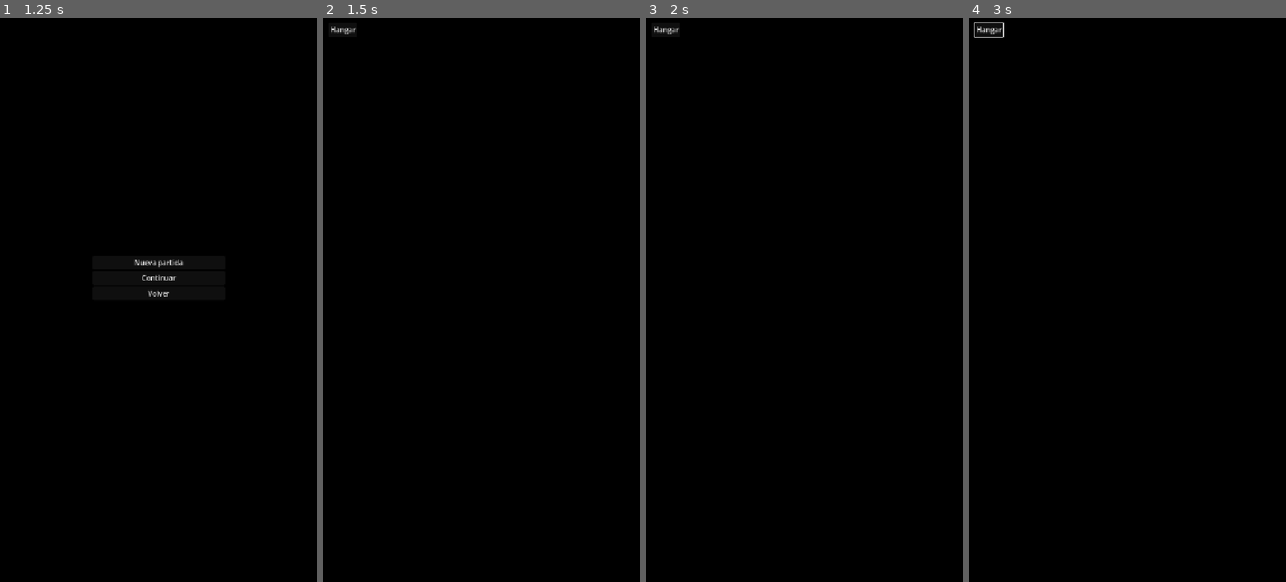
Above: before the commit, frames 1-4 (left to right).
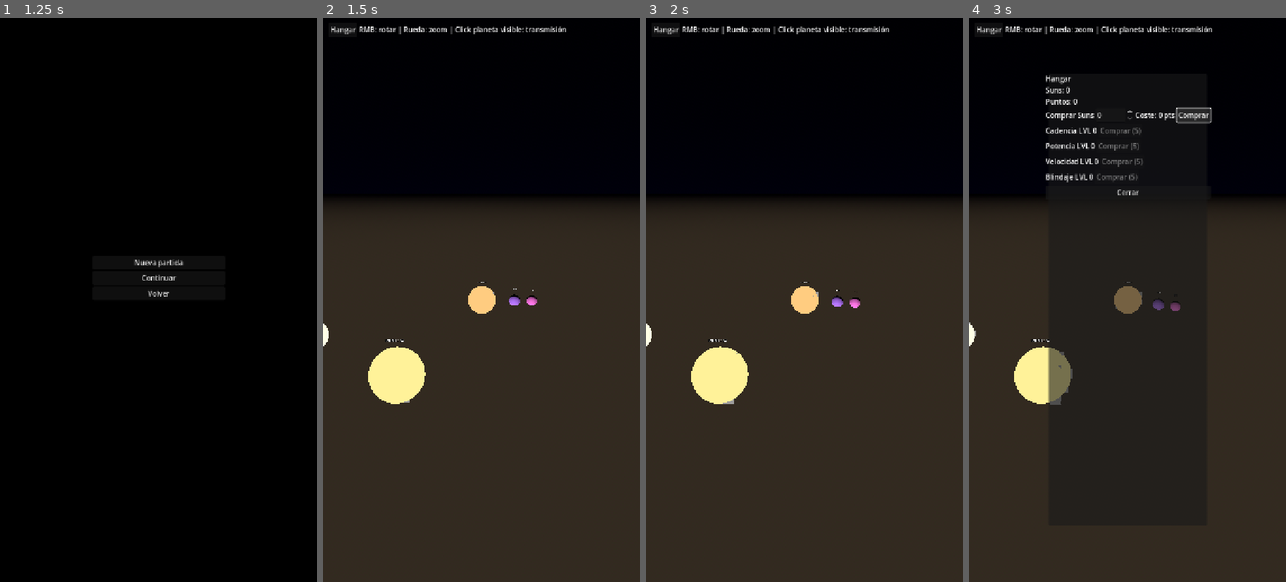
Above: after the commit, the same moments.

Repository: JHevia70/StarShot
Game: Godot game, scene res://scenes/MainMenu.tscn
Two runs of this game, one before a commit and one after it. Both use one fixed random seed, a clock stepped at 60 frames per second and the inputs below.
Inputs (mouse positions are in pixels of both pictures, inside the frame that each line leads up to):
- Up to frame 1 (1.25 s): click "Jugar" at 0.5 s
- Up to frame 2 (1.5 s): click "Nueva partida" at 1.25 s
- Up to frame 3 (2 s): no input
- Up to frame 4 (3 s): click "Hangar" at 2 s; click (1194, 113) at 2.75 s, where only the run after the commit has a clickable "Comprar"

Frame 1 is identical in both runs. In frame 2, 68% of the frame differs, in the area x 0-100%, y 1-100%; in frame 3, 68%; in frame 4, 69%, in the area x 0-100%, y 0-100%.
Error before the commit: Parse Error: Cannot infer the type of "spin" variable because the value doesn't have a set type. (res://scenes/GalaxyMap.gd:164)

Commit message:
[auto] update 2025-08-16_10-05-33

Diff:
--- a/scenes/GalaxyMap.gd
+++ b/scenes/GalaxyMap.gd
@@ -30,26 +30,29 @@
 var target: Vector3 = Vector3.ZERO
 
 func _ready() -> void:
-	# Garantizar cámara, env y luz para evitar pantalla negra
+	# Garantizar cámara, env y luz
 	if not has_node("Camera3D"):
-		cam.name = "Camera3D"; add_child(cam)
+		cam.name = "Camera3D"
+		add_child(cam)
 	cam.current = true
 	if not has_node("WorldEnvironment"):
-		env_node.name = "WorldEnvironment"; add_child(env_node)
+		env_node.name = "WorldEnvironment"
+		add_child(env_node)
 	if not has_node("SunLight"):
-		sun.name = "SunLight"; add_child(sun)
+		sun.name = "SunLight"
+		add_child(sun)
 	sun.light_energy = 1.2
 
 	# Cielo
-	var env_res := Environment.new()
-	var sky := Sky.new()
+	var env_res: Environment = Environment.new()
+	var sky: Sky = Sky.new()
 	if sky_path != "" and ResourceLoader.exists(sky_path):
-		var pano := PanoramaSkyMaterial.new()
-		var tex := load(sky_path) as Texture2D
+		var pano: PanoramaSkyMaterial = PanoramaSkyMaterial.new()
+		var tex: Texture2D = load(sky_path) as Texture2D
 		pano.panorama = tex
 		sky.sky_material = pano
 	else:
-		var proc := ProceduralSkyMaterial.new()
+		var proc: ProceduralSkyMaterial = ProceduralSkyMaterial.new()
 		proc.sky_top_color = Color(0.01, 0.01, 0.03)
 		proc.sky_horizon_color = Color(0.02, 0.02, 0.06)
 		proc.ground_horizon_color = Color(0.01, 0.01, 0.02)
@@ -63,6 +66,7 @@
 	if typeof(GameState) != TYPE_NIL and "highest_unlocked" in GameState:
 		highest_unlocked = int(GameState.highest_unlocked)
 	next_visible = max(0, highest_unlocked + 1)
+
 	# HUD
 	if hangar_btn != null:
 		hangar_btn.pressed.connect(_on_hangar)
@@ -74,126 +78,197 @@
 	_update_camera()
 
 func _build_galaxy() -> void:
-	stars.clear(); planets.clear(); star_planet_counts.clear()
+	stars.clear()
+	planets.clear()
+	star_planet_counts.clear()
 	# Reparto por estrella
-	var remaining := TOTAL_PLANETS
+	var remaining: int = TOTAL_PLANETS
 	while remaining > 0:
-		var chunk := MIN_PLANETS_PER_STAR + randi_range(0, MAX_PLANETS_PER_STAR - MIN_PLANETS_PER_STAR)
-		if chunk > remaining: chunk = remaining
+		var chunk: int = MIN_PLANETS_PER_STAR + randi_range(0, MAX_PLANETS_PER_STAR - MIN_PLANETS_PER_STAR)
+		if chunk > remaining:
+			chunk = remaining
 		star_planet_counts.append(chunk)
 		remaining -= chunk
 
 	# Estrellas dispersas
-	var min_r := 22.0; var max_r := 64.0; var min_sep := 8.0; var height_jitter := 6.0
-	var star_positions: Array = []
+	var min_r: float = 22.0
+	var max_r: float = 64.0
+	var min_sep: float = 8.0
+	var height_jitter: float = 6.0
+	var star_positions: Array = []  # Array[Vector3]
 	for i in range(star_planet_counts.size()):
-		var pos := _pick_star_pos(star_positions, min_r, max_r, min_sep, height_jitter)
+		var pos: Vector3 = _pick_star_pos(star_positions, min_r, max_r, min_sep, height_jitter)
 		star_positions.append(pos)
 		var stype: String = STAR_TYPES[randi() % STAR_TYPES.size()]
-		var s := _spawn_star(pos, stype, i)
-		add_child(s); stars.append(s)
-		var pcount := int(star_planet_counts[i])
+		var s: Node3D = _spawn_star(pos, stype, i)
+		add_child(s)
+		stars.append(s)
+		var pcount: int = int(star_planet_counts[i])
 		for p in range(pcount):
-			var orbit_dist := 3.0 + 2.3 * float(p) + randf() * 0.6
-			var planet := _spawn_planet(s, orbit_dist, i, p)
+			var orbit_dist: float = 3.0 + 2.3 * float(p) + randf() * 0.6
+			var planet: Node3D = _spawn_planet(s, orbit_dist, i, p)
 			planets.append(planet)
 
 func _pick_star_pos(existing: Array, min_r: float, max_r: float, min_sep: float, height_jitter: float) -> Vector3:
-	var tries := 0
+	var tries: int = 0
 	while tries < 120:
-		var r := lerp(min_r, max_r, randf())
-		var ang := randf() * TAU
-		var y := (randf() * 2.0 - 1.0) * height_jitter
-		var cand := Vector3(cos(ang) * r, y, sin(ang) * r)
-		var ok := true
+		var r: float = lerp(min_r, max_r, randf())
+		var ang: float = randf() * TAU
+		var y: float = (randf() * 2.0 - 1.0) * height_jitter
+		var cand: Vector3 = Vector3(cos(ang) * r, y, sin(ang) * r)
+		var ok: bool = true
 		for v in existing:
 			if (v as Vector3).distance_to(cand) < min_sep:
-				ok = false; break
-		if ok: return cand
+				ok = false
+				break
+		if ok:
+			return cand
 		tries += 1
 	return Vector3(randf() * max_r, 0.0, randf() * max_r)
 
 func _focus_on_last_star() -> void:
-	var last_idx := max(0, highest_unlocked)
-	var sidx := _star_of_global_index(last_idx)
+	var last_idx: int = max(0, highest_unlocked)
+	var sidx: int = _star_of_global_index(last_idx)
 	if sidx >= 0 and sidx < stars.size():
 		target = (stars[sidx] as Node3D).global_position
-		dist = 40.0; yaw = 0.0; pitch = -0.28
+		dist = 40.0
+		yaw = 0.0
+		pitch = -0.28
 
 func _star_of_global_index(gidx: int) -> int:
-	var acc := 0
+	var acc: int = 0
 	for i in range(star_planet_counts.size()):
-		var next_acc := acc + int(star_planet_counts[i])
-		if gidx >= acc and gidx < next_acc: return i
+		var next_acc: int = acc + int(star_planet_counts[i])
+		if gidx >= acc and gidx < next_acc:
+			return i
 		acc = next_acc
 	return clamp(star_planet_counts.size() - 1, 0, 9999)
 
 func _spawn_star(pos: Vector3, stype: String, idx: int) -> Node3D:
-	var n := Node3D.new(); n.name = "Star_%d" % idx; n.position = pos
-	var mi := MeshInstance3D.new(); var sm := SphereMesh.new()
-	sm.radius = 1.5; sm.height = 3.0; sm.radial_segments = 64; sm.rings = 32; mi.mesh = sm
-	var mat := StandardMaterial3D.new(); var col := _star_color(stype)
+	var n: Node3D = Node3D.new()
+	n.name = "Star_%d" % idx
+	n.position = pos
+	var mi: MeshInstance3D = MeshInstance3D.new()
+	var sm: SphereMesh = SphereMesh.new()
+	sm.radius = 1.5
+	sm.height = 3.0
+	sm.radial_segments = 64
+	sm.rings = 32
+	mi.mesh = sm
+	var mat: StandardMaterial3D = StandardMaterial3D.new()
+	var col: Color = _star_color(stype)
 	mat.shading_mode = BaseMaterial3D.SHADING_MODE_UNSHADED
-	mat.albedo_color = col; mat.emission_enabled = true; mat.emission = col; mat.emission_energy_multiplier = 3.0
-	mi.material_override = mat; n.add_child(mi)
-	var lbl := Label3D.new(); lbl.text = "Estrella %d (%s)" % [idx + 1, stype]; lbl.billboard = BaseMaterial3D.BILLBOARD_ENABLED; lbl.position = Vector3(0, 2.0, 0); n.add_child(lbl)
+	mat.albedo_color = col
+	mat.emission_enabled = true
+	mat.emission = col
+	mat.emission_energy_multiplier = 3.0
+	mi.material_override = mat
+	n.add_child(mi)
+	# Nombre
+	var lbl: Label3D = Label3D.new()
+	lbl.text = "Estrella %d (%s)" % [idx + 1, stype]
+	lbl.billboard = BaseMaterial3D.BILLBOARD_ENABLED
+	lbl.position = Vector3(0, 2.0, 0)
+	n.add_child(lbl)
+	# Corona
 	_add_corona(n, col)
 	return n
 
 func _add_corona(star: Node3D, col: Color) -> void:
-	var particles := GPUParticles3D.new()
-	particles.amount = 140; particles.lifetime = 1.8; particles.emitting = true; particles.local_coords = true
-	var pm := ParticleProcessMaterial.new()
-	pm.emission_shape = ParticleProcessMaterial.EMISSION_SHAPE_SPHERE; pm.emission_sphere_radius = 1.3
-	pm.gravity = Vector3.ZERO; pm.initial_velocity_min = 0.0; pm.initial_velocity_max = 0.25
-	var grad := Gradient.new(); grad.colors = PackedColorArray([Color(col.r, col.g, col.b, 0.9), Color(col.r, col.g, col.b, 0.0)])
-	var ramp := GradientTexture1D.new(); ramp.gradient = grad; pm.color_ramp = ramp
+	var particles: GPUParticles3D = GPUParticles3D.new()
+	particles.amount = 140
+	particles.lifetime = 1.8
+	particles.emitting = true
+	particles.local_coords = true
+	var pm: ParticleProcessMaterial = ParticleProcessMaterial.new()
+	pm.emission_shape = ParticleProcessMaterial.EMISSION_SHAPE_SPHERE
+	pm.emission_sphere_radius = 1.3
+	pm.gravity = Vector3.ZERO
+	pm.initial_velocity_min = 0.0
+	pm.initial_velocity_max = 0.25
+	var grad: Gradient = Gradient.new()
+	grad.colors = PackedColorArray([Color(col.r, col.g, col.b, 0.9), Color(col.r, col.g, col.b, 0.0)])
+	var ramp: GradientTexture1D = GradientTexture1D.new()
+	ramp.gradient = grad
+	pm.color_ramp = ramp
 	particles.process_material = pm
-	var quad := QuadMesh.new(); quad.size = Vector2(0.6, 0.6); particles.draw_pass_1 = quad
+	var quad: QuadMesh = QuadMesh.new()
+	quad.size = Vector2(0.6, 0.6)
+	particles.draw_pass_1 = quad
 	star.add_child(particles)
 
 func _spawn_planet(star_node: Node3D, orbit_radius: float, star_index: int, local_index: int) -> Node3D:
-	var p := Node3D.new(); p.name = "Planet_%d_%d" % [star_index, local_index]; star_node.add_child(p)
+	var p: Node3D = Node3D.new()
+	p.name = "Planet_%d_%d" % [star_index, local_index]
+	star_node.add_child(p)
 	# render
-	var mi := MeshInstance3D.new(); var sm := SphereMesh.new()
-	sm.radius = 0.45 + 0.2 * randf(); sm.height = sm.radius * 2.0; sm.radial_segments = 32; sm.rings = 16; mi.mesh = sm
-	var m := StandardMaterial3D.new(); m.albedo_color = Color.from_hsv(randf(), 0.55, 0.95); mi.material_override = m; p.add_child(mi)
+	var mi: MeshInstance3D = MeshInstance3D.new()
+	var sm: SphereMesh = SphereMesh.new()
+	sm.radius = 0.45 + 0.2 * randf()
+	sm.height = sm.radius * 2.0
+	sm.radial_segments = 32
+	sm.rings = 16
+	mi.mesh = sm
+	var m: StandardMaterial3D = StandardMaterial3D.new()
+	m.albedo_color = Color.from_hsv(randf(), 0.55, 0.95)
+	mi.material_override = m
+	p.add_child(mi)
 	# spin
-	var spin_s := load("res://scenes/Spin.gd") as Script
+	var spin_s: Script = load("res://scenes/Spin.gd") as Script
 	if spin_s != null:
-		var spin := spin_s.new(); spin.set("speed", 0.06); p.add_child(spin)
+		var spin: Node = spin_s.new()
+		spin.set("speed", 0.06)
+		p.add_child(spin)
 	# label
-	var lbl := Label3D.new(); lbl.text = "P%d-%d" % [star_index + 1, local_index + 1]; lbl.billboard = BaseMaterial3D.BILLBOARD_ENABLED; lbl.position = Vector3(0, sm.radius + 0.6, 0); p.add_child(lbl)
+	var lbl: Label3D = Label3D.new()
+	lbl.text = "P%d-%d" % [star_index + 1, local_index + 1]
+	lbl.billboard = BaseMaterial3D.BILLBOARD_ENABLED
+	lbl.position = Vector3(0, sm.radius + 0.6, 0)
+	p.add_child(lbl)
 	# órbita
-	var orbit_s := load("res://scenes/Orbit.gd") as Script
+	var orbit_s: Script = load("res://scenes/Orbit.gd") as Script
 	if orbit_s != null:
-		var orbit := orbit_s.new(); p.add_child(orbit); orbit.set("orbit_radius", orbit_radius); orbit.set("orbit_speed", 0.22 + randf() * 0.22)
+		var orbit: Node = orbit_s.new()
+		p.add_child(orbit)
+		orbit.set("orbit_radius", orbit_radius)
+		orbit.set("orbit_speed", 0.22 + randf() * 0.22)
 	# click
-	var area := Area3D.new(); area.input_ray_pickable = true
-	var colshape := CollisionShape3D.new(); var sph := SphereShape3D.new(); sph.radius = sm.radius * 1.25; colshape.shape = sph; area.add_child(colshape); p.add_child(area)
+	var area: Area3D = Area3D.new()
+	area.input_ray_pickable = true
+	var colshape: CollisionShape3D = CollisionShape3D.new()
+	var sph: SphereShape3D = SphereShape3D.new()
+	sph.radius = sm.radius * 1.25
+	colshape.shape = sph
+	area.add_child(colshape)
+	p.add_child(area)
 	area.input_event.connect(_on_planet_input.bind(p))
-	# visibilidad: SÓLO ganados (<= highest_unlocked) + EXACTO siguiente (== next_visible)
-	var gidx := planets.size()
-	var is_unlocked := (gidx <= highest_unlocked)
-	var is_next := (gidx == next_visible)
-	var unlocked := is_unlocked or is_next
-	mi.visible = unlocked; lbl.visible = unlocked; area.visible = unlocked
-	p.set_meta("global_index", gidx); p.set_meta("display_name", "Planeta %d-%d" % [star_index + 1, local_index + 1])
+	# visibilidad: SOLO ganados (<= highest_unlocked) + EXACTO siguiente (== next_visible)
+	var gidx: int = planets.size()
+	var is_unlocked: bool = (gidx <= highest_unlocked)
+	var is_next: bool = (gidx == next_visible)
+	var unlocked: bool = is_unlocked or is_next
+	mi.visible = unlocked
+	lbl.visible = unlocked
+	area.visible = unlocked
+	p.set_meta("global_index", gidx)
+	p.set_meta("display_name", "Planeta %d-%d" % [star_index + 1, local_index + 1])
 	return p
 
 func _on_planet_input(_camera: Node, event: InputEvent, _click_position: Vector3, _click_normal: Vector3, _shape_idx: int, planet: Node) -> void:
 	if event is InputEventMouseButton:
-		var mb := event as InputEventMouseButton
+		var mb: InputEventMouseButton = event as InputEventMouseButton
 		if mb.button_index == MOUSE_BUTTON_LEFT and mb.pressed:
-			var idx := int(planet.get_meta("global_index"))
+			var idx: int = int(planet.get_meta("global_index"))
 			if idx <= highest_unlocked or idx == next_visible:
 				_select_planet(planet)
 
 func _select_planet(planet: Node) -> void:
-	var planet_name := str(planet.get_meta("display_name"))
+	var planet_name: String = str(planet.get_meta("display_name"))
 	if typeof(GameState) != TYPE_NIL:
-		if GameState.has_method("set_target"): GameState.set_target(planet_name)
-		elif "player_stats" in GameState: GameState.player_stats["target"] = planet_name
+		if GameState.has_method("set_target"):
+			GameState.set_target(planet_name)
+		elif "player_stats" in GameState:
+			GameState.player_stats["target"] = planet_name
 	if ResourceLoader.exists("res://scenes/Transmission.tscn"):
 		get_tree().change_scene_to_file("res://scenes/Transmission.tscn")
 	else:
@@ -201,37 +276,53 @@
 
 func _star_color(stype: String) -> Color:
 	match stype:
-		"O": return Color(0.6, 0.7, 1.0)
-		"B": return Color(0.5, 0.6, 1.0)
-		"A": return Color(0.8, 0.85, 1.0)
-		"F": return Color(1.0, 1.0, 0.9)
-		"G": return Color(1.0, 0.95, 0.6)
-		"K": return Color(1.0, 0.8, 0.5)
-		"M": return Color(1.0, 0.6, 0.4)
-		_:   return Color(1,1,1)
+		"O":
+			return Color(0.6, 0.7, 1.0)
+		"B":
+			return Color(0.5, 0.6, 1.0)
+		"A":
+			return Color(0.8, 0.85, 1.0)
+		"F":
+			return Color(1.0, 1.0, 0.9)
+		"G":
+			return Color(1.0, 0.95, 0.6)
+		"K":
+			return Color(1.0, 0.8, 0.5)
+		"M":
+			return Color(1.0, 0.6, 0.4)
+		_:
+			return Color(1,1,1)
 
 func _unhandled_input(event: InputEvent) -> void:
 	if event is InputEventMouseMotion and Input.is_mouse_button_pressed(MOUSE_BUTTON_RIGHT):
-		var mm := event as InputEventMouseMotion
-		yaw -= mm.relative.x * rotate_sensitivity; pitch -= mm.relative.y * rotate_sensitivity; pitch = clamp(pitch, -1.2, 0.6); _update_camera()
+		var mm: InputEventMouseMotion = event as InputEventMouseMotion
+		yaw -= mm.relative.x * rotate_sensitivity
+		pitch -= mm.relative.y * rotate_sensitivity
+		pitch = clamp(pitch, -1.2, 0.6)
+		_update_camera()
 	elif event is InputEventMouseButton:
-		var mb := event as InputEventMouseButton
+		var mb: InputEventMouseButton = event as InputEventMouseButton
 		if mb.button_index == MOUSE_BUTTON_WHEEL_UP and mb.pressed:
-			dist = max(dist_min, dist - zoom_step); _update_camera()
+			dist = max(dist_min, dist - zoom_step)
+			_update_camera()
 		elif mb.button_index == MOUSE_BUTTON_WHEEL_DOWN and mb.pressed:
-			dist = min(dist_max, dist + zoom_step); _update_camera()
+			dist = min(dist_max, dist + zoom_step)
+			_update_camera()
 
 func _update_camera() -> void:
-	var rot := Basis()
-	rot = rot.rotated(Vector3.UP, yaw); rot = rot.rotated(Vector3.RIGHT, pitch)
-	var offset := rot * Vector3(0, 0, dist)
-	cam.transform.origin = target + offset; cam.look_at(target, Vector3.UP)
+	var rot: Basis = Basis()
+	rot = rot.rotated(Vector3.UP, yaw)
+	rot = rot.rotated(Vector3.RIGHT, pitch)
+	var offset: Vector3 = rot * Vector3(0, 0, dist)
+	cam.transform.origin = target + offset
+	cam.look_at(target, Vector3.UP)
 
 func _on_hangar() -> void:
-	var shop_path := "res://ui/Shop.tscn"
+	var shop_path: String = "res://ui/Shop.tscn"
 	if ResourceLoader.exists(shop_path):
-		var s := load(shop_path) as PackedScene
+		var s: PackedScene = load(shop_path) as PackedScene
 		if s != null:
-			var inst := s.instantiate(); get_tree().current_scene.add_child(inst)
+			var inst: Node = s.instantiate()
+			get_tree().current_scene.add_child(inst)
 	else:
 		push_warning("No se encontró res://ui/Shop.tscn")
--- a/scripts/Shooter.gd
+++ b/scripts/Shooter.gd
@@ -1,60 +1,52 @@
 extends Node3D
 
-# --- Cadencia de disparo (lenta al inicio, mejora con upgrades) ---
-const BASE_FIRE_INTERVAL: float = 1.60   # más lento al inicio
-const MIN_FIRE_INTERVAL: float = 0.25    # límite inferior
+# --- Cadencia de disparo (muy lenta al inicio, mejora con upgrades) ---
+const BASE_FIRE_INTERVAL: float = 2.00   # s entre disparos al inicio (más lenta)
+const MIN_FIRE_INTERVAL: float = 0.35    # límite inferior (más lento que antes)
 var _shoot_cooldown: float = 0.0
 
 # --- Referencias (ajusta a tu escena si difiere) ---
 @onready var muzzle: Node3D = $Player/Muzzle if has_node("Player/Muzzle") else self
 var bullet_scene: PackedScene = null
 
-# Rutas de ejemplo para mallas u otros recursos; evita 'paths' para no sombrear
 var mesh_paths: Array[String] = [
 	"res://models/ship_default.glb",
 	"res://models/ship_alt.glb"
 ]
 
 func _ready() -> void:
-	# Carga perezosa de la bala para evitar fallos de preload si no existe
+	# Carga perezosa para evitar errores si la bala no está aún en su ruta
 	var candidates: Array[String] = ["res://scenes/Bullet.tscn", "res://scenes/Projectiles/Bullet.tscn"]
-	for p in candidates:
+	for i in candidates.size():
+		var p: String = candidates[i]
 		if ResourceLoader.exists(p):
 			bullet_scene = load(p) as PackedScene
 			break
 	if bullet_scene == null:
 		push_warning("Bullet.tscn no encontrado; disparo desactivado hasta que exista.")
-	# Asegurar cooldown inicial
 	_shoot_cooldown = 0.0
 
 func _physics_process(delta: float) -> void:
-	# Cooldown
 	_shoot_cooldown = max(0.0, _shoot_cooldown - delta)
-	# Entrada
-	var shooting := Input.is_action_pressed("shoot") or Input.is_mouse_button_pressed(MOUSE_BUTTON_LEFT)
+	var shooting: bool = Input.is_action_pressed("shoot") or Input.is_mouse_button_pressed(MOUSE_BUTTON_LEFT)
 	if shooting and _shoot_cooldown <= 0.0:
 		_fire()
-		# factor por upgrades (si existe GameState.get_upgrade_level("fire_rate"))
-		var lvl := 0
+		var lvl: int = 0
 		if typeof(GameState) != TYPE_NIL and GameState.has_method("get_upgrade_level"):
 			lvl = int(GameState.get_upgrade_level("fire_rate"))
-		var mult := pow(0.90, float(lvl))
-		var interval := max(MIN_FIRE_INTERVAL, BASE_FIRE_INTERVAL * mult)
+		var mult: float = pow(0.90, float(lvl))
+		var interval: float = max(MIN_FIRE_INTERVAL, BASE_FIRE_INTERVAL * mult)
 		_shoot_cooldown = interval
 
 func _fire() -> void:
 	if bullet_scene == null:
 		return
-	var b := bullet_scene.instantiate() as Node3D
+	var b: Node3D = bullet_scene.instantiate() as Node3D
 	get_tree().current_scene.add_child(b)
-	# Salida desde muzzle (si no hay, usa self)
-	var xform := (muzzle if muzzle != null else self).global_transform
+	var xform: Transform3D = (muzzle if muzzle != null else self).global_transform
 	b.global_transform = xform
-	# Ejemplo de uso de rutas sin sombreamiento local
+	# ejemplo de uso de rutas sin sombreamiento local
 	var mesh_paths_local: Array[String] = mesh_paths
-	var pick := randi() % max(1, mesh_paths_local.size())
+	var pick: int = randi() % max(1, mesh_paths_local.size())
 	var path: String = mesh_paths_local[pick]
-	# var res := load(path) # opcional
-
-func _unhandled_input(event: InputEvent) -> void:
-	pass
+	# var res: Resource = load(path)  # si quisieras usar la ruta
